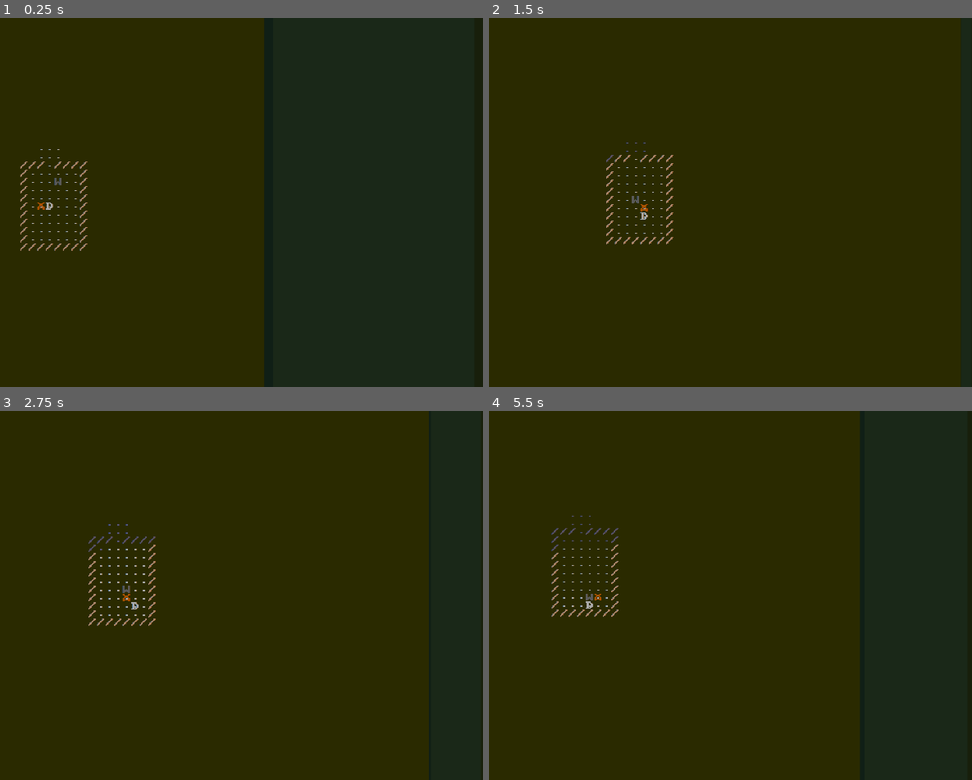
Above: before the commit, frames 1-4 (two rows, left to right).
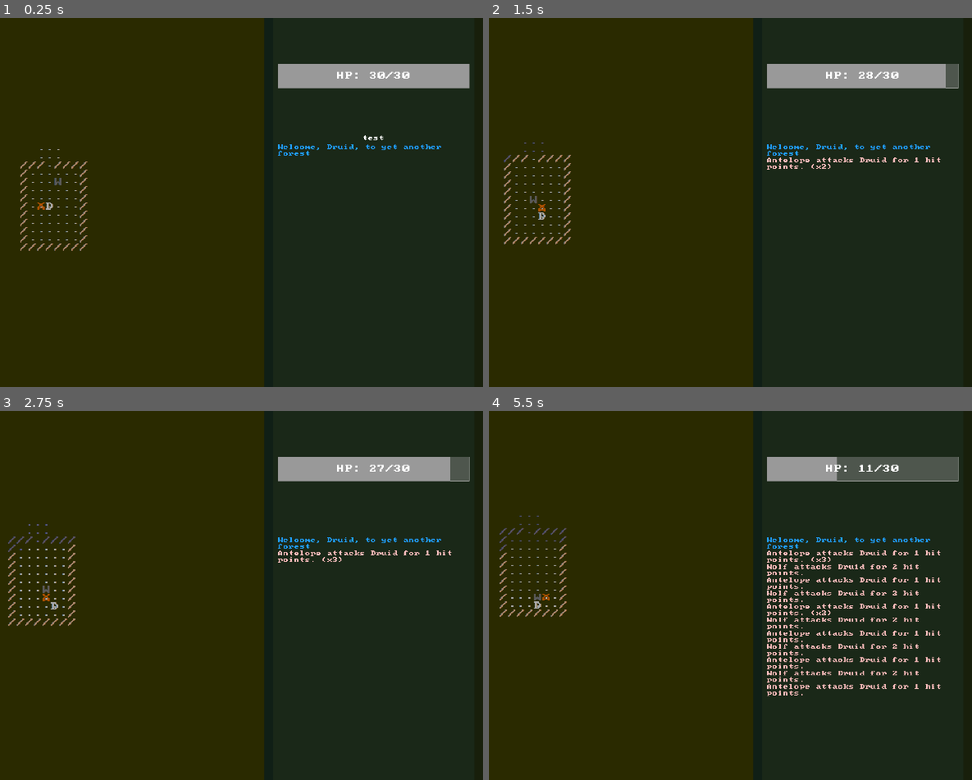
Above: after the commit, the same moments.

Repository: acannellos/folklore
Game: Godot game, scene res://scenes/game/game.tscn
Two runs of this game, one before a commit and one after it. Both use one fixed random seed, a clock stepped at 60 frames per second and the inputs below.
Inputs (mouse positions are in pixels of both pictures, inside the frame that each line leads up to):
- Up to frame 1 (0.25 s): no input
- Up to frame 2 (1.5 s): tap Enter at 0.5 s; move the mouse to (788, 184) at 0.52 s; hold , (down_right) 0.53-1.28 s; tap L (log) at 0.6 s; tap J (wait) at 0.8, 1.35 s; move the mouse to (513, 220) at 1.27 s; hold M (down) from 1.28 s (still down)
- Up to frame 3 (2.75 s): tap L (log) at 1.55, 2.1 s; move the mouse to (222, 514) at 2.02 s; release M (down) at 2.03 s; hold , (down_right) from 2.03 s (still down); tap J (wait) at 2.3 s
- Up to frame 4 (5.5 s): move the mouse to (609, 669) at 2.77 s; release , (down_right) at 2.78 s; hold U (up) 2.78-3.53 s; tap J (wait) at 2.85, 3.8, 4.35, 5.3 s; tap L (log) at 3.05, 3.6, 4.55, 5.1 s; move the mouse to (841, 650) at 3.52 s; hold N (down_left) 3.53-5.03 s; move the mouse to (outside the picture) at 4.27 s; move the mouse to (677, 595) at 5.02 s; hold M (down) from 5.03 s (still down)

The runs differ from the first frame. In frame 1, 2.9% of the frame differs, in the area x 57-98%, y 12-38%; in frame 2, 5.8%; in frame 3, 5.9%; in frame 4, 8.1%, in the area x 2-98%, y 0-100%.

Commit message:
message wip

Diff:
--- /dev/null
+++ b/data/UI/label_settings.tres
@@ -0,0 +1,6 @@
+[gd_resource type="LabelSettings" load_steps=2 format=3 uid="uid://cwb7a6f1btovb"]
+
+[ext_resource type="FontFile" uid="uid://dxqdgv4vacswi" path="res://assets/fonts/Mx437_IBM_BIOS.ttf" id="1_ptr8k"]
+
+[resource]
+font = ExtResource("1_ptr8k")
--- a/project.godot
+++ b/project.godot
@@ -96,4 +96,5 @@
 [rendering]
 
 textures/canvas_textures/default_texture_filter=0
+anti_aliasing/screen_space_roughness_limiter/enabled=false
 environment/defaults/default_clear_color=Color(0.164706, 0.164706, 0, 1)
--- a/scenes/game/game.tscn
+++ b/scenes/game/game.tscn
@@ -6,9 +6,27 @@
 [ext_resource type="Script" path="res://scripts/map/map.gd" id="3_lim6u"]
 [ext_resource type="Script" path="res://scripts/map/forest_generator.gd" id="4_md5ah"]
 [ext_resource type="Script" path="res://scripts/map/field_of_view.gd" id="5_sfheq"]
-[ext_resource type="StyleBox" uid="uid://r6r5336xh7ae" path="res://data/UI/style_box.tres" id="6_unt8r"]
+[ext_resource type="StyleBox" uid="uid://r6r5336xh7ae" path="res://data/UI/style_box_panel.tres" id="6_unt8r"]
+[ext_resource type="Script" path="res://scripts/UI/mouseover.gd" id="7_1bwho"]
+[ext_resource type="Script" path="res://scripts/UI/hp_margin.gd" id="8_6tuln"]
+[ext_resource type="FontFile" uid="uid://6yvsm2j7a73b" path="res://assets/fonts/Px437_IBM_BIOS.ttf" id="8_25gen"]
+[ext_resource type="Script" path="res://scripts/UI/message_log.gd" id="10_y6ch7"]
+[ext_resource type="LabelSettings" uid="uid://cwb7a6f1btovb" path="res://data/UI/label_settings.tres" id="11_hmiy5"]
 
-[node name="root" type="Control" node_paths=PackedStringArray("info")]
+[sub_resource type="StyleBoxFlat" id="StyleBoxFlat_eqkyq"]
+bg_color = Color(0.6, 0.6, 0.6, 0.407843)
+border_width_left = 1
+border_width_top = 1
+border_width_right = 1
+border_width_bottom = 1
+
+[sub_resource type="StyleBoxFlat" id="StyleBoxFlat_qhj1h"]
+
+[sub_resource type="LabelSettings" id="LabelSettings_hdypj"]
+font = ExtResource("8_25gen")
+font_size = 24
+
+[node name="root" type="Control"]
 layout_mode = 3
 anchors_preset = 15
 anchor_right = 1.0
@@ -16,7 +34,6 @@
 grow_horizontal = 2
 grow_vertical = 2
 script = ExtResource("1_5vr4e")
-info = NodePath("hbox/info")
 
 [node name="hbox" type="HBoxContainer" parent="."]
 layout_mode = 1
@@ -38,7 +55,7 @@
 disable_3d = true
 handle_input_locally = false
 canvas_item_default_texture_filter = 0
-size = Vector2i(533, 600)
+size = Vector2i(1280, 1080)
 render_target_update_mode = 4
 
 [node name="game" type="Node2D" parent="hbox/view/subview" node_paths=PackedStringArray("input_handler", "map", "camera")]
@@ -68,6 +85,9 @@
 
 [node name="entities" type="Node2D" parent="hbox/view/subview/game/map"]
 
+[node name="mouseover" type="Node2D" parent="hbox/view/subview/game/map"]
+script = ExtResource("7_1bwho")
+
 [node name="camera" type="Camera2D" parent="hbox/view/subview/game"]
 position_smoothing_enabled = true
 position_smoothing_speed = 1.0
@@ -89,16 +109,64 @@
 layout_mode = 2
 size_flags_vertical = 3
 
-[node name="MarginContainer" type="MarginContainer" parent="hbox/info/stats/stats_vbox"]
+[node name="hp_margin" type="MarginContainer" parent="hbox/info/stats/stats_vbox" node_paths=PackedStringArray("hp_bar", "hp_label")]
 layout_mode = 2
 size_flags_vertical = 3
+theme_override_constants/margin_left = 40
+theme_override_constants/margin_top = 20
+theme_override_constants/margin_right = 40
+theme_override_constants/margin_bottom = 20
+script = ExtResource("8_6tuln")
+hp_bar = NodePath("hp_bar")
+hp_label = NodePath("hp_label")
+
+[node name="hp_bar" type="ProgressBar" parent="hbox/info/stats/stats_vbox/hp_margin"]
+layout_mode = 2
+size_flags_vertical = 1
+theme_override_styles/background = SubResource("StyleBoxFlat_eqkyq")
+theme_override_styles/fill = SubResource("StyleBoxFlat_qhj1h")
+show_percentage = false
+
+[node name="hp_label" type="Label" parent="hbox/info/stats/stats_vbox/hp_margin"]
+layout_mode = 2
+text = "test"
+label_settings = SubResource("LabelSettings_hdypj")
+horizontal_alignment = 1
+vertical_alignment = 1
 
 [node name="Control2" type="Control" parent="hbox/info/stats/stats_vbox"]
 layout_mode = 2
 size_flags_vertical = 3
+
+[node name="mouseover_label" type="Label" parent="hbox/info/stats/stats_vbox"]
+layout_mode = 2
+text = "test"
+label_settings = ExtResource("11_hmiy5")
+horizontal_alignment = 1
 
 [node name="log" type="PanelContainer" parent="hbox/info"]
 layout_mode = 2
 size_flags_vertical = 3
 size_flags_stretch_ratio = 2.0
 theme_override_styles/panel = ExtResource("6_unt8r")
+
+[node name="log_margin" type="MarginContainer" parent="hbox/info/log"]
+layout_mode = 2
+theme_override_constants/margin_left = 40
+theme_override_constants/margin_top = 10
+theme_override_constants/margin_right = 40
+theme_override_constants/margin_bottom = 10
+
+[node name="message_log" type="ScrollContainer" parent="hbox/info/log/log_margin" node_paths=PackedStringArray("message_list")]
+layout_mode = 2
+horizontal_scroll_mode = 0
+vertical_scroll_mode = 3
+script = ExtResource("10_y6ch7")
+message_list = NodePath("message_list")
+
+[node name="message_list" type="VBoxContainer" parent="hbox/info/log/log_margin/message_log"]
+layout_mode = 2
+size_flags_horizontal = 3
+
+[connection signal="player_created" from="hbox/view/subview/game" to="hbox/info/stats/stats_vbox/hp_margin" method="initialize"]
+[connection signal="entities_focussed" from="hbox/view/subview/game/map/mouseover" to="hbox/info/stats/stats_vbox/mouseover_label" method="set_text"]
--- /dev/null
+++ b/scripts/UI/hp_margin.gd
@@ -0,0 +1,16 @@
+extends MarginContainer
+
+@export var hp_bar: ProgressBar
+@export var hp_label: Label
+
+func change_player_hp(hp: int, max_hp: int) -> void:
+	hp_bar.max_value = max_hp
+	hp_bar.value = hp
+	hp_label.text = "HP: %d/%d" % [hp, max_hp]
+
+func initialize(player: Entity) -> void:
+	await ready
+	Events.player_hp_changed.connect(change_player_hp)
+	var player_hp: int = player.fighter_component.hp
+	var player_max_hp: int = player.fighter_component.max_hp
+	change_player_hp(player_hp, player_max_hp)
--- /dev/null
+++ b/scripts/UI/message.gd
@@ -0,0 +1,24 @@
+class_name Message
+extends Label
+
+const base_label_settings = preload("res://data/UI/label_settings.tres")
+
+var plain_text: String
+var count: int = 1:
+	set(value):
+		count = value
+		text = full_text()
+
+
+func _init(msg_text: String, foreground_color: Color) -> void:
+	plain_text = msg_text
+	label_settings = base_label_settings.duplicate()
+	label_settings.font_color = foreground_color
+	text = plain_text
+	autowrap_mode = TextServer.AUTOWRAP_WORD_SMART
+
+
+func full_text() -> String:
+	if count > 1:
+		return "%s (x%d)" % [plain_text, count]
+	return plain_text
--- /dev/null
+++ b/scripts/UI/message_log.gd
@@ -0,0 +1,25 @@
+class_name MessageLog
+extends ScrollContainer
+
+var last_message: Message = null
+
+@export var message_list: VBoxContainer
+
+func _ready() -> void:
+	Events.message_sent.connect(add_message)
+
+func add_message(text: String, color: Color) -> void:
+	if (
+		last_message != null and
+		last_message.plain_text == text
+	):
+		last_message.count += 1
+	else:
+		var message := Message.new(text, color)
+		last_message = message
+		message_list.add_child(message)
+		await get_tree().process_frame
+		ensure_control_visible(message)
+
+static func send_message(text: String, color: Color) -> void:
+	Events.message_sent.emit(text, color)
--- /dev/null
+++ b/scripts/UI/mouseover.gd
@@ -0,0 +1,33 @@
+extends Node2D
+
+signal entities_focussed(entity_list)
+
+var _mouse_tile := Vector2i(-1, -1)
+
+@onready var map: Map = get_parent()
+
+func _unhandled_input(event: InputEvent) -> void:
+	if event is InputEventMouseMotion:
+		var mouse_position: Vector2 = get_local_mouse_position()
+		var tile_position: Vector2i = Utils.world_to_grid(mouse_position)
+		if _mouse_tile != tile_position:
+			_mouse_tile = tile_position
+			var entity_names = get_names_at_location(tile_position)
+			entities_focussed.emit(entity_names)
+
+func get_names_at_location(grid_position: Vector2i) -> String:
+	var entity_names := ""
+	var map_data: MapData = map.map_data
+	var tile: Tile = map_data.get_tile(grid_position)
+	if not tile or not tile.is_in_view:
+		return entity_names
+	var entities_at_location: Array[Entity] = []
+	for entity in map_data.entities:
+		if entity.grid_position == grid_position:
+			entities_at_location.append(entity)
+	entities_at_location.sort_custom(func(a, b): return a.z_index > b.z_index)
+	if not entities_at_location.is_empty():
+		entity_names = entities_at_location[0].get_entity_name()
+		for i in range(1, entities_at_location.size()):
+			entity_names += ", %s" % entities_at_location[i].get_entity_name()
+	return entity_names
--- a/scripts/entities/actors/actions/melee_action.gd
+++ b/scripts/entities/actors/actions/melee_action.gd
@@ -7,11 +7,16 @@
 		return
 
 	var damage: int = entity.fighter_component.power - target.fighter_component.defense
-
+	var attack_color: Color
+	if entity == get_map_data().player:
+		attack_color = GameColors.PLAYER_ATTACK
+	else:
+		attack_color = GameColors.ENEMY_ATTACK
 	var attack_description: String = "%s attacks %s" % [entity.get_entity_name(), target.get_entity_name()]
 	if damage > 0:
 		attack_description += " for %d hit points." % damage
+		MessageLog.send_message(attack_description, attack_color)
 		target.fighter_component.hp -= damage
 	else:
 		attack_description += " but does no damage."
-	print(attack_description)
+		MessageLog.send_message(attack_description, attack_color)
--- a/scripts/entities/actors/components/fighter_component.gd
+++ b/scripts/entities/actors/components/fighter_component.gd
@@ -5,6 +5,7 @@
 var hp: int:
 	set(value):
 		hp = clampi(value, 0, max_hp)
+		Events.player_hp_changed.emit(hp, max_hp)
 		if hp <= 0:
 			die()
 var defense: int
@@ -23,12 +24,17 @@
 
 func die() -> void:
 	var death_message: String
+	var death_message_color: Color
 
 	if get_map_data().player == entity:
 		death_message = "You died!"
+		death_message_color = GameColors.PLAYER_DIE
 		Events.player_died.emit()
 	else:
 		death_message = "%s is dead!" % entity.get_entity_name()
+		death_message_color = GameColors.ENEMY_DIE
+
+	MessageLog.send_message(death_message, death_message_color)
 
 	print(death_message)
 	entity.texture = death_texture
--- a/scripts/entities/entity.gd
+++ b/scripts/entities/entity.gd
@@ -58,3 +58,6 @@
 
 func is_alive() -> bool:
 	return ai_component != null
+
+func is_player() -> bool:
+	return _entity_data.ai_type == Enums.AIType.PLAYER
--- a/scripts/game/game.gd
+++ b/scripts/game/game.gd
@@ -2,6 +2,8 @@
 extends Node2D
 
 const player_data = preload("res://data/entities/entity_data_player.tres")
+
+signal player_created(player)
 
 @export var input_handler: InputHandler
 @export var map: Map
@@ -11,12 +13,18 @@
 
 func _ready() -> void:
 	player = Entity.new(null, Vector2i.ZERO, player_data)
+	player_created.emit(player)
 	remove_child(camera)
 	player.add_child(camera)
 	map.generate(player)
 	map.update_fov(player.grid_position)
 
 	Events.player_died.connect(game_over)
+
+	MessageLog.send_message.bind(
+		"Welcome, Druid, to yet another forest",
+		GameColors.WELCOME_TEXT
+	).call_deferred()
 
 func _physics_process(_delta: float) -> void:
 	var action: Action = input_handler.get_action(player)
--- a/scripts/game/root.gd
+++ b/scripts/game/root.gd
@@ -1,15 +1,23 @@
 extends Control
-
-@export var info: VBoxContainer
-var is_info_closed: bool = false
-
-func _unhandled_input(event: InputEvent) -> void:
-	if Input.is_action_just_pressed("log"):
-		if is_info_closed:
-			var tween = get_tree().create_tween()
-			tween.tween_property(info, "size_flags_stretch_ratio", 1, 1).set_trans(Tween.TRANS_SINE)
-		else:
-			var tween = get_tree().create_tween()
-			tween.tween_property(info, "size_flags_stretch_ratio", 0, 1).set_trans(Tween.TRANS_SINE)
-		is_info_closed = !is_info_closed
-		#info.size_flags_stretch_ratio = 0
+#
+#@export var info: VBoxContainer
+#@export var stats: PanelContainer
+#@export var log: PanelContainer
+#var is_info_closed: bool = false
+#
+#func _unhandled_input(event: InputEvent) -> void:
+	#if Input.is_action_just_pressed("log"):
+		#if is_info_closed:
+			#var tween = get_tree().create_tween().set_parallel(true)
+			#tween.tween_property(info, "size_flags_stretch_ratio", 1, 1).set_trans(Tween.TRANS_SINE)
+			##tween.tween_property(info, "modulate", Color(1,1,1,1), 1).set_trans(Tween.TRANS_SINE)
+			#tween.tween_property(stats, "modulate", Color(1,1,1,1), 1).set_trans(Tween.TRANS_SINE)
+			#tween.tween_property(log, "modulate", Color(1,1,1,1), 1).set_trans(Tween.TRANS_SINE)
+		#else:
+			#var tween = get_tree().create_tween().set_parallel(true)
+			#tween.tween_property(info, "size_flags_stretch_ratio", 0, 1).set_trans(Tween.TRANS_SINE)
+			##tween.tween_property(info, "modulate", Color(1,1,1,0), 1).set_trans(Tween.TRANS_SINE)
+			#tween.tween_property(stats, "modulate", Color(1,1,1,0), 1).set_trans(Tween.TRANS_SINE)
+			#tween.tween_property(log, "modulate", Color(1,1,1,0), 1).set_trans(Tween.TRANS_SINE)
+#
+		#is_info_closed = !is_info_closed
--- a/scripts/global/events.gd
+++ b/scripts/global/events.gd
@@ -1,3 +1,6 @@
 extends Node
 
+signal player_hp_changed
 signal player_died
+
+signal message_sent(text, color)
Renamed: data/UI/style_box.tres -> data/UI/style_box_panel.tres
Not shown, added: export_presets.cfg
Not shown: 1 places in scenes/game/game.tscn that only renumber resources
